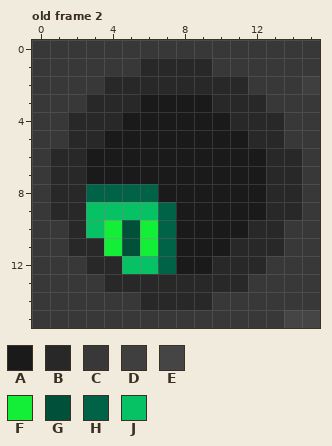
Pixel-art file: aseprite/slime/slime-hole.aseprite. The first picture shows the starting point.
16x16 pixels, 2 frames. Colours within 5 levels of each other are drawn and written as one. Shown: old frame 2.
Visible layers, top first: "slime", "hole".
Palette (. is transparent): A #1a1a1a  B #282828  C #383838  D #3f3f3f  E #454545  F #13ee36  G #00503a  H #006246  J #06c265
Pixels before, old frame 2, first column x 0:
 0 CCCCCCCCCCCCCCCC
 1 CCCCCCBBBBCCCCCC
 2 CCCCBBBBBBBBCCCD
 3 CCCBBBAAAABBBCCC
 4 CCBBBAAAAAABBBCC
 5 CCBBAAAAAAAABBCC
 6 CBBAAAAAAAAAABBC
 7 CBBAAAAAAAAAABBC
 8 CBBHHHHAAAAAABBC
 9 CBBJJJJHAAAAABBC
10 CCBJFGFHAAAABBCC
11 CCBBFGFHAAABBBCC
12 CCCBBJJHAABBBCCC
13 CCCCBBBBBBBBCCCC
14 CCCCCCBBBBCCCCCC
15 CCCCCCCCCCCCCCEE
After:
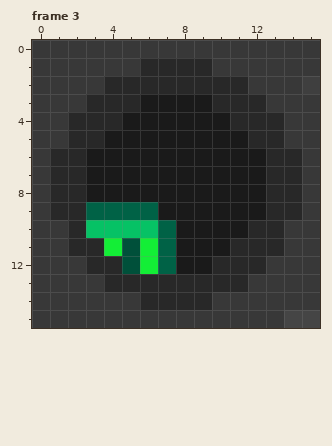
A new or re-ordered frame is compared with the old frame closest to it.
Commit: Designed idle animation for Slime hole
The edit:
frames 2 -> 3
Changed rows in their new state; - is an unchanged pixel.
Frame 3 is new; against old frame 2, layer "slime":
first column x 3:
 8 AAAA-
 9 HHHHA
10 -JJJ-
12 --GF-
